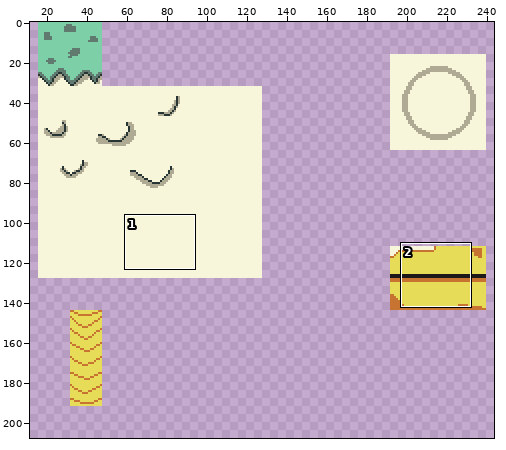
Two states of a pixel-art file, models/chicken.aseprite. The first picture is a wide view before the edit; the outline marks the close-up.
Close-up. The starting point:
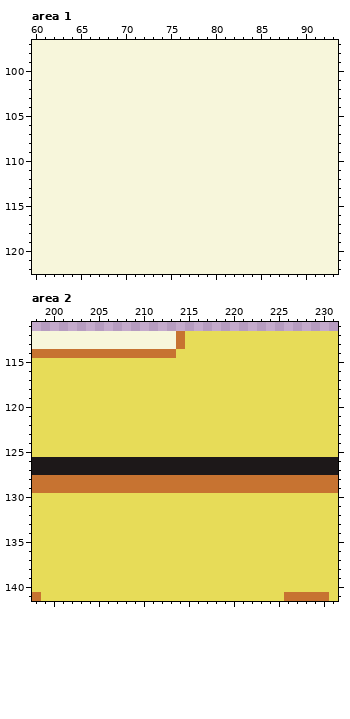
256x256 pixels, 1 frame. Shown: area 1: x 60..93, y 97..122; area 2: x 198..231, y 111..141. The wide view leaves out empty margins. The commit also changed other parts of the picture, which this record leaves out.
New version:
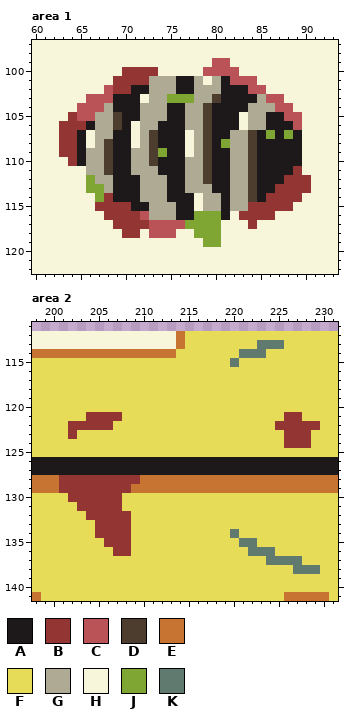
Palette (. is transparent): A #1d1819  B #933633  C #b95358  D #4d3d2f  E #c77331  F #e7dc58  G #afaa94  H #f7f6db  J #7fa533  K #617a6f
From old to new:
--- area 1, layer "Eyes0"
@@ x 60..93 @@
  98 HHHHHHHHHHHHHHHHHHHHHHHHHHHHHHHHHH
- 99 HHHHHHHHHHHHHHHHHHHHHHHHHHHHHHHHHH
-100 HHHHHHHHHHHHHHHHHHHHHHHHHHHHHHHHHH
-101 HHHHHHHHHHHHHHHHHHHHHHHHHHHHHHHHHH
-102 HHHHHHHHHHHHHHHHHHHHHHHHHHHHHHHHHH
-103 HHHHHHHHHHHHHHHHHHHHHHHHHHHHHHHHHH
-104 HHHHHHHHHHHHHHHHHHHHHHHHHHHHHHHHHH
-105 HHHHHHHHHHHHHHHHHHHHHHHHHHHHHHHHHH
-106 HHHHHHHHHHHHHHHHHHHHHHHHHHHHHHHHHH
-107 HHHHHHHHHHHHHHHHHHHHHHHHHHHHHHHHHH
-108 HHHHHHHHHHHHHHHHHHHHHHHHHHHHHHHHHH
-109 HHHHHHHHHHHHHHHHHHHHHHHHHHHHHHHHHH
-110 HHHHHHHHHHHHHHHHHHHHHHHHHHHHHHHHHH
-111 HHHHHHHHHHHHHHHHHHHHHHHHHHHHHHHHHH
-112 HHHHHHHHHHHHHHHHHHHHHHHHHHHHHHHHHH
-113 HHHHHHHHHHHHHHHHHHHHHHHHHHHHHHHHHH
-114 HHHHHHHHHHHHHHHHHHHHHHHHHHHHHHHHHH
-115 HHHHHHHHHHHHHHHHHHHHHHHHHHHHHHHHHH
-116 HHHHHHHHHHHHHHHHHHHHHHHHHHHHHHHHHH
-117 HHHHHHHHHHHHHHHHHHHHHHHHHHHHHHHHHH
-118 HHHHHHHHHHHHHHHHHHHHHHHHHHHHHHHHHH
-119 HHHHHHHHHHHHHHHHHHHHHHHHHHHHHHHHHH
+ 99 HHHHHHHHHHHHHHHHHHHHCCHHHHHHHHHHHH
+100 HHHHHHHHHHBBBBHHHHHCCCCHHHHHHHHHHH
+101 HHHHHHHHHBBBBGGGAAGHGACCCHHHHHHHHH
+102 HHHHHHHHCBBAAGGGAAGGGAAACCHHHHHHHH
+103 HHHHHHCCCAAAHGGJJJGGDAAAAGCCHHHHHH
+104 HHHHHCCCGAAAGGGAAGGDAAAAGGGCCHHHHH
+105 HHHHBCCGGDAAGGGAAGGDAAAHGGAACCHHHH
+106 HHHBBBAGGDAHGGAAAGGDAAAHGGAAACHHHH
+107 HHHBBAHGGAAHGDAAAHGDAAGGDAJAJAHHHH
+108 HHHBBAHGDAAHGDAAAHGDAJGGDAAAAAHHHH
+109 HHHBBAGGDAAGGDJAAHGDAAGGDAAAAAHHHH
+110 HHHHBAGGDAAGGDAAAGGDAAGGDAAAAAHHHH
+111 HHHHHHGGDAAGGGAAAGGDAAGGDAAAABHHHH
+112 HHHHHHJGGAAAGGGAAGGDAAGGDAAABBBHHH
+113 HHHHHHJJGAAAGGGAAGGGAAGGDAABBBBHHH
+114 HHHHHHHJBAAAGGGAAAHGGAGGDABBBBHHHH
+115 HHHHHHHBBBBAAGGGAAHGGAGGBBBBBHHHHH
+116 HHHHHHHHBBBBCGGGAAJJJAHBBBBHHHHHHH
+117 HHHHHHHHHBBBBCCCCJJJJHHHBHHHHHHHHH
+118 HHHHHHHHHHBBHCCCHHJJJHHHHHHHHHHHHH
+119 HHHHHHHHHHHHHHHHHHHJJHHHHHHHHHHHHH
 120 HHHHHHHHHHHHHHHHHHHHHHHHHHHHHHHHHH
--- area 2, layer "Eyes0"
@@ x 218..227 @@
 112 FFFFFFFFFF
-113 FFFFFFFFFF
-114 FFFFFFFFFF
-115 FFFFFFFFFF
+113 FFFFFKKKFF
+114 FFFKKKFFFF
+115 FFKFFFFFFF
 116 FFFFFFFFFF
@@ x 198..231 @@
 120 FFFFFFFFFFFFFFFFFFFFFFFFFFFFFFFFFF
-121 FFFFFFFFFFFFFFFFFFFFFFFFFFFFFFFFFF
-122 FFFFFFFFFFFFFFFFFFFFFFFFFFFFFFFFFF
-123 FFFFFFFFFFFFFFFFFFFFFFFFFFFFFFFFFF
-124 FFFFFFFFFFFFFFFFFFFFFFFFFFFFFFFFFF
+121 FFFFFFBBBBFFFFFFFFFFFFFFFFFFBBFFFF
+122 FFFFBBBBBFFFFFFFFFFFFFFFFFFBBBBBFF
+123 FFFFBFFFFFFFFFFFFFFFFFFFFFFFBBBFFF
+124 FFFFFFFFFFFFFFFFFFFFFFFFFFFFBBBFFF
 125 FFFFFFFFFFFFFFFFFFFFFFFFFFFFFFFFFF
@@ x 198..231 @@
 127 AAAAAAAAAAAAAAAAAAAAAAAAAAAAAAAAAA
-128 EEEEEEEEEEEEEEEEEEEEEEEEEEEEEEEEEE
-129 EEEEEEEEEEEEEEEEEEEEEEEEEEEEEEEEEE
-130 FFFFFFFFFFFFFFFFFFFFFFFFFFFFFFFFFF
-131 FFFFFFFFFFFFFFFFFFFFFFFFFFFFFFFFFF
-132 FFFFFFFFFFFFFFFFFFFFFFFFFFFFFFFFFF
-133 FFFFFFFFFFFFFFFFFFFFFFFFFFFFFFFFFF
-134 FFFFFFFFFFFFFFFFFFFFFFFFFFFFFFFFFF
-135 FFFFFFFFFFFFFFFFFFFFFFFFFFFFFFFFFF
-136 FFFFFFFFFFFFFFFFFFFFFFFFFFFFFFFFFF
-137 FFFFFFFFFFFFFFFFFFFFFFFFFFFFFFFFFF
-138 FFFFFFFFFFFFFFFFFFFFFFFFFFFFFFFFFF
+128 EEEBBBBBBBBBEEEEEEEEEEEEEEEEEEEEEE
+129 EEEBBBBBBBBEEEEEEEEEEEEEEEEEEEEEEE
+130 FFFFBBBBBBFFFFFFFFFFFFFFFFFFFFFFFF
+131 FFFFFBBBBBFFFFFFFFFFFFFFFFFFFFFFFF
+132 FFFFFFBBBBBFFFFFFFFFFFFFFFFFFFFFFF
+133 FFFFFFFBBBBFFFFFFFFFFFFFFFFFFFFFFF
+134 FFFFFFFBBBBFFFFFFFFFFFKFFFFFFFFFFF
+135 FFFFFFFFBBBFFFFFFFFFFFFKKFFFFFFFFF
+136 FFFFFFFFFBBFFFFFFFFFFFFFKKKFFFFFFF
+137 FFFFFFFFFFFFFFFFFFFFFFFFFFKKKKFFFF
+138 FFFFFFFFFFFFFFFFFFFFFFFFFFFFFKKKFF
 139 FFFFFFFFFFFFFFFFFFFFFFFFFFFFFFFFFF
Changed places in both close-ups, as pixel boxes (x1, y1, x2, y2):
changed: (59, 58, 311, 247)
changed: (230, 340, 284, 367)
changed: (59, 412, 140, 556)
changed: (275, 412, 320, 448)
changed: (230, 529, 320, 574)
